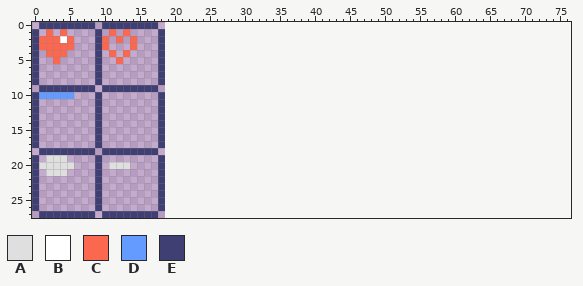
Two states of a sprite sheet, assets/sprites/Icons.png. Above, as it was before the edit.
The file is 19x28 pixels. The old version is drawn lined up with the new one, on the new canvas.
Palette (. is transparent): A #dfdfdf  B #ffffff  C #fb684f  D #639bff  E #3f3f74
Pixels before, first column x 0:
 0 .EEEEEEEE.EEEEEEEE.
 1 E.C.C....E.C.C....E
 2 ECCCBC...EC.C.C...E
 3 ECCCCC...EC...C...E
 4 E.CCC....E.C.C....E
 5 E..C.....E..C.....E
 6 E........E........E
 7 E........E........E
 8 E........E........E
 9 .EEEEEEEE.EEEEEEEE.
10 EDDDDD...E........E
11 E........E........E
12 E........E........E
13 E........E........E
14 E........E........E
15 E........E........E
16 E........E........E
17 E........E........E
18 .EEEEEEEE.EEEEEEEE.
19 E.AAA....E........E
20 EAAAAA...E.AAA....E
21 E.AAA....E........E
22 E........E........E
23 E........E........E
24 E........E........E
25 E........E........E
26 E........E........E
27 .EEEEEEEE.EEEEEEEE.
After the commit:
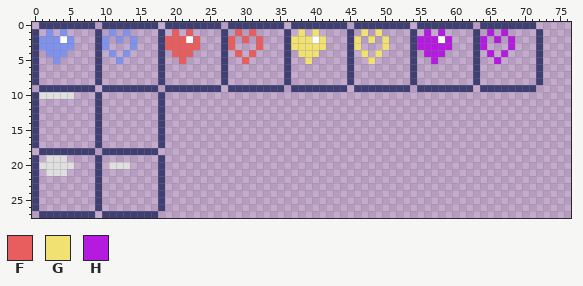
Colours new in this view: F #e85e5e  G #f1e173  H #b51adf
The commit says: hearts color match
The edit:
canvas 19x28 -> 77x28
colour C: #fb684f -> #7f92ed
y 0: x 19..26 ........ -> EEEEEEEE; x 28..35 ........ -> EEEEEEEE; x 37..44 ........ -> EEEEEEEE; x 46..53 ........ -> EEEEEEEE; x 55..62 ........ -> EEEEEEEE; x 64..71 ........ -> EEEEEEEE
y 1: x 20 . -> F; x 22 . -> F; x 27 . -> E; x 29 . -> F; x 31 . -> F; x 36 . -> E; x 38 . -> G; x 40 . -> G; x 45 . -> E; x 47 . -> G; x 49 . -> G; x 54 . -> E; x 56 . -> H; x 58 . -> H; x 63 . -> E; x 65 . -> H; x 67 . -> H; x 72 . -> E
y 2: x 19..23 ..... -> FFFBF; x 27..28 .. -> EF; x 30 . -> F; x 32 . -> F; x 36..41 ...... -> EGGGBG; x 45..46 .. -> EG; x 48 . -> G; x 50 . -> G; x 54..59 ...... -> EHHHBH; x 63..64 .. -> EH; x 66 . -> H; x 68 . -> H; x 72 . -> E
y 3: x 19..23 ..... -> FFFFF; x 27..28 .. -> EF; x 32 . -> F; x 36..41 ...... -> EGGGGG; x 45..46 .. -> EG; x 50 . -> G; x 54..59 ...... -> EHHHHH; x 63..64 .. -> EH; x 68 . -> H; x 72 . -> E
y 4: x 20..22 ... -> FFF; x 27 . -> E; x 29 . -> F; x 31 . -> F; x 36 . -> E; x 38..40 ... -> GGG; x 45 . -> E; x 47 . -> G; x 49 . -> G; x 54 . -> E; x 56..58 ... -> HHH; x 63 . -> E; x 65 . -> H; x 67 . -> H; x 72 . -> E
y 5: x 21 . -> F; x 27 . -> E; x 30 . -> F; x 36 . -> E; x 39 . -> G; x 45 . -> E; x 48 . -> G; x 54 . -> E; x 57 . -> H; x 63 . -> E; x 66 . -> H; x 72 . -> E
y 6..8: x 27 . -> E; x 36 . -> E; x 45 . -> E; x 54 . -> E; x 63 . -> E; x 72 . -> E
y 9: x 19..26 ........ -> EEEEEEEE; x 28..35 ........ -> EEEEEEEE; x 37..44 ........ -> EEEEEEEE; x 46..53 ........ -> EEEEEEEE; x 55..62 ........ -> EEEEEEEE; x 64..71 ........ -> EEEEEEEE
y 10: x 1..5 DDDDD -> AAAAA
Changed places in both pictures, as pixel boxes (x1, y1, x2, y2):
added: (165, 22, 543, 92)
changed: (39, 29, 74, 64)
changed: (102, 29, 137, 64)
changed: (39, 92, 74, 99)
